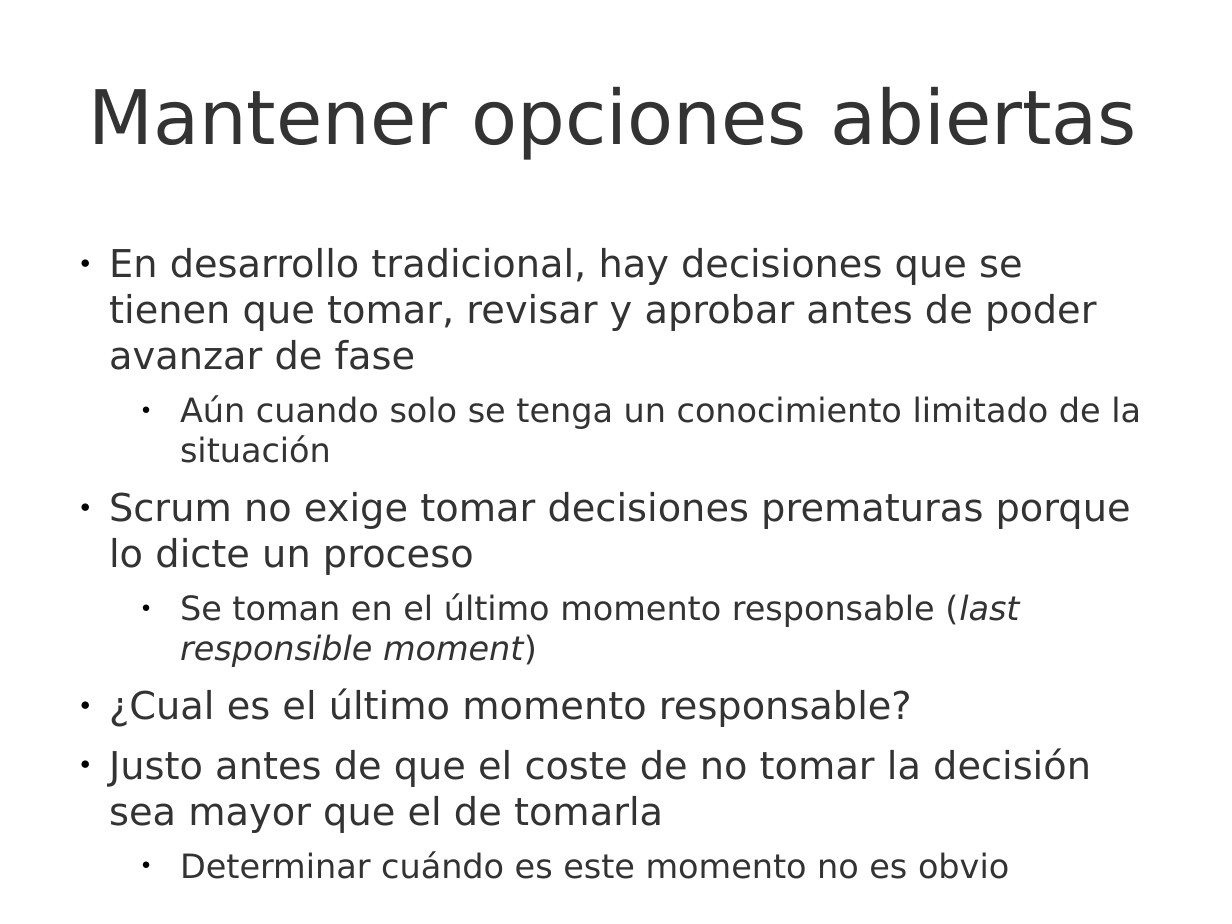
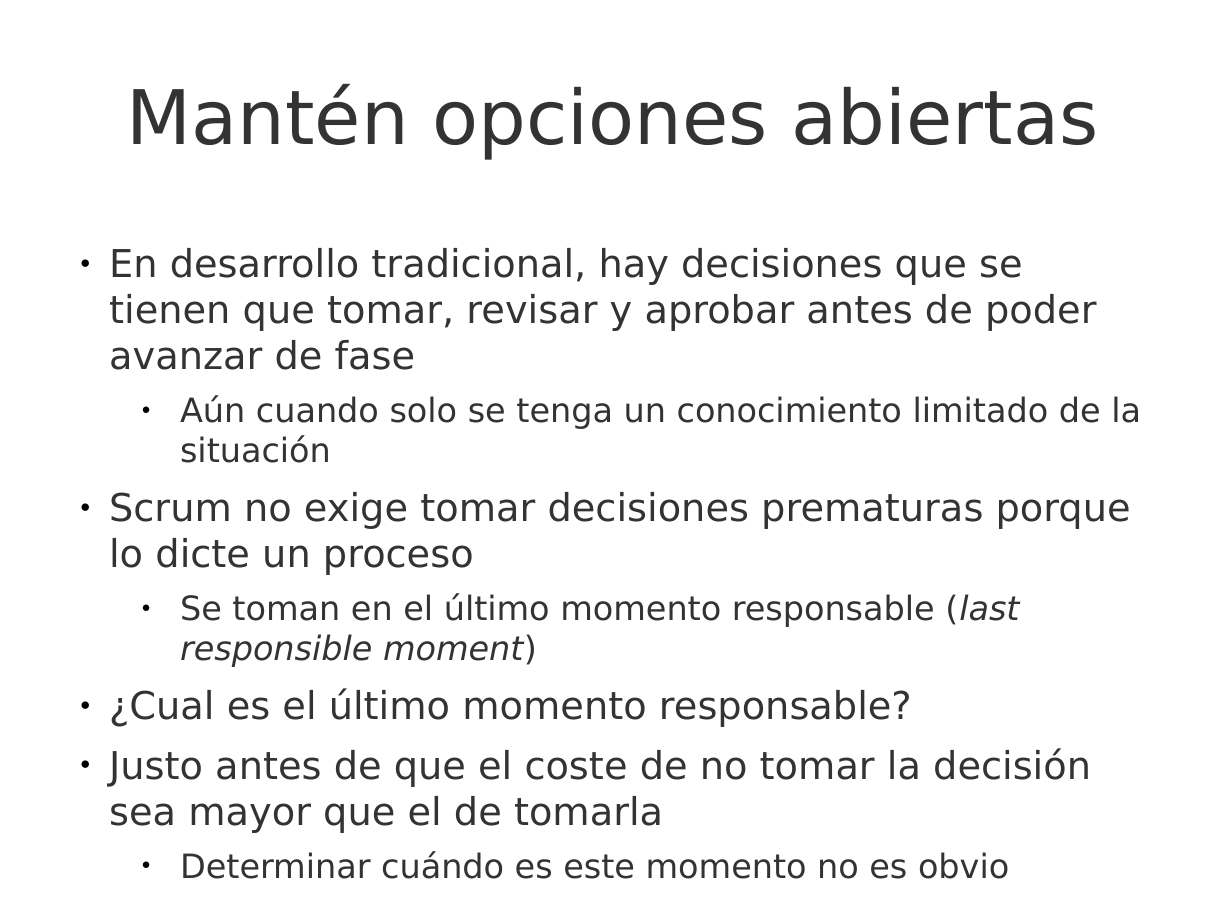
Before and after one commit to UNIZAR-30248-GeProSoft/scrum-slides, a slide deck: slide 23 of 7i_GPS-S02-Scrum-PrincipiosÁgiles.odp. Drawn at 1232x924 pixels with LibreOffice and Linux fonts; fonts in the diff are those of the drawing; background and template pictures are left out. Boxes give left, top, right and bottom in pixels: in the first picture for what was removed or moved away, otherwise in the second. Text is boxed around its words. In the diff, an @@ line names an element or a change of style, - is before the commit and + after.

```diff
--- a/7i_GPS-S02-Scrum-PrincipiosÁgiles.odp
+++ b/7i_GPS-S02-Scrum-PrincipiosÁgiles.odp
@@ title at bbox=[127, 83, 1099, 160]: text changed @@
-Mantener opciones abiertas
+Mantén opciones abiertas
```
Also in this commit, not shown: 24 other slides changed, 1 slide added, 1 slide removed, 1 other file.
